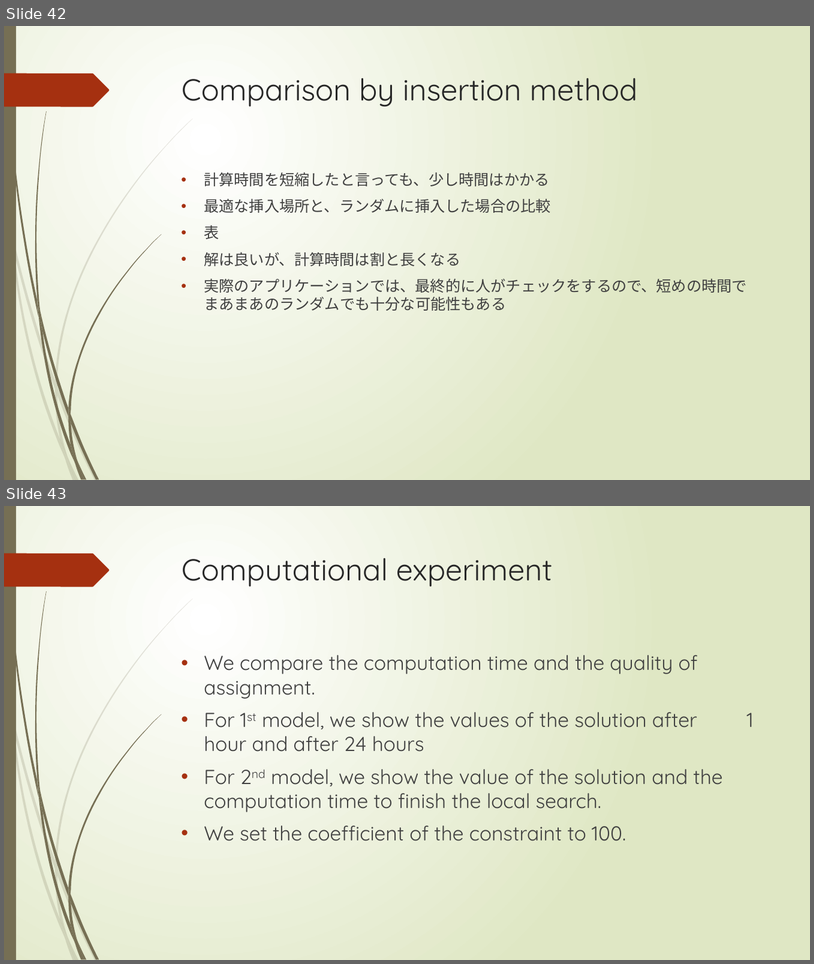
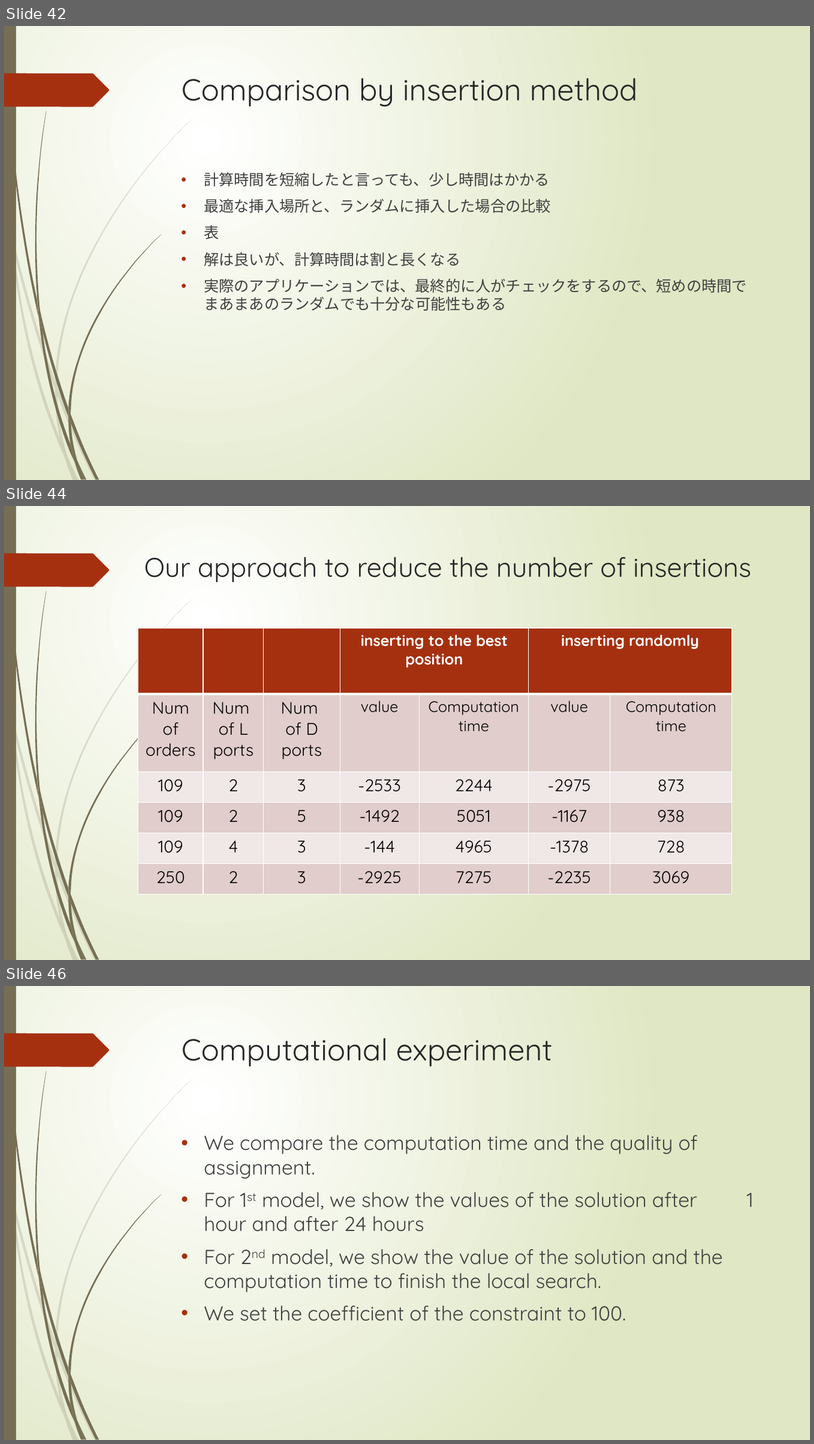
Before and after one commit to r-kurosu/kline_new, a slide deck: 竹田_修論発表.pptx. Shown one above the other, each under a label of ours: slides 42 and 43 before the commit, slides 42, 44 and 46 after it; the slides between them are not shown. The pictures are 814x964 and 814x1444 pixels, drawn with LibreOffice and Linux fonts; fonts in the diff are those of the drawing. Boxes give left, top, right and bottom in pixels: in the first picture for what was removed or moved away, otherwise in the second. Text is boxed around its words. In the diff, an @@ line names an element or a change of style, - is before the commit and + after.

```diff
--- a/竹田_修論発表.pptx
+++ b/竹田_修論発表.pptx
@@ slide 44 added at (4,506,810,960), background gradient #FFFFFF to #DFE8C4; not listed: 24 template elements that a slide beside it also shows @@
@@ title added at (144,557,752,582), 32 pt, text #262626 @@
+Our approach to reduce the number of insertions
@@ table added at (138,628,732,894), 6 rows, 7 columns @@
+ |  |  | inserting to the best position |  | inserting randomly | 
+Num of orders | Num / of L ports | Num / of D ports | value | Computation time | value | Computation time
+109 | 2 | 3 | -2533 | 2244 | -2975 | 873
+109 | 2 | 5 | -1492 | 5051 | -1167 | 938
+109 | 4 | 3 | -144 | 4965 | -1378 | 728
+250 | 2 | 3 | -2925 | 7275 | -2235 | 3069
@@ what was slide 43 is now slide 46 @@
```
Also in this commit, not shown: 2 other slides added.
